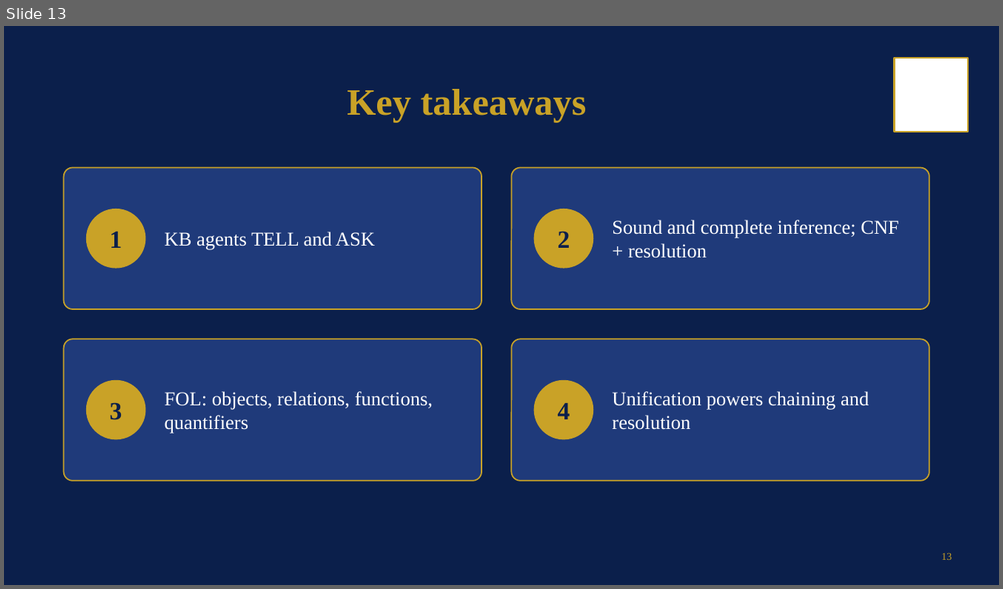
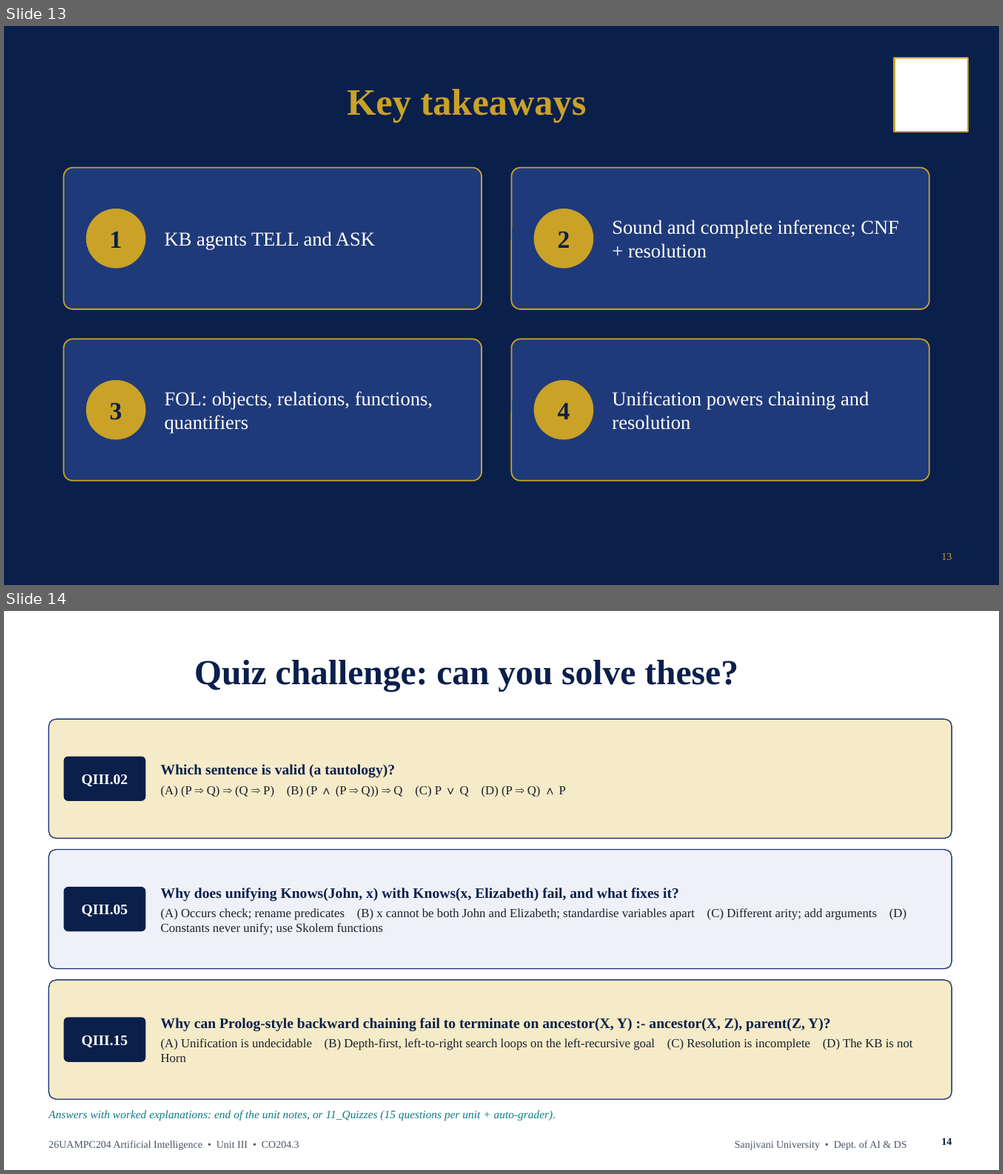
Before and after one commit to drssnaiml1-cell/26UAMPC204-Artificial-Intelligence, a slide deck: 02_PPT/Unit_3_AI_26UAMPC204.pptx. Shown one above the other, each under a label of ours: slide 13 before the commit, slides 13 and 14 after it. The pictures are 1003x589 and 1003x1174 pixels, drawn with LibreOffice and Linux fonts; fonts in the diff are those of the drawing; background and template pictures are left out. Boxes give left, top, right and bottom in pixels: in the first picture for what was removed or moved away, otherwise in the second. Text is boxed around its words. In the diff, an @@ line names an element or a change of style, - is before the commit and + after.

```diff
--- a/02_PPT/Unit_3_AI_26UAMPC204.pptx
+++ b/02_PPT/Unit_3_AI_26UAMPC204.pptx
@@ slide 14 added at box(4, 611, 999, 1170), background #FFFFFF @@
@@ title added at box(194, 660, 738, 692), 34 pt, text #0B1F4B, bold @@
+Quiz challenge: can you solve these?
@@ rounded rectangle added at box(48, 719, 951, 839), fill #F6EBC8, outline #1F3A7A 1 pt @@
@@ rounded rectangle added at box(64, 757, 146, 801), fill #0B1F4B, 14 pt, text #FFFFFF, bold @@
+QIII.02
@@ text added at box(161, 764, 566, 797), 12 pt, text #1A202C @@
+Which sentence is valid (a tautology)?
+(A) (P ⇒ Q) ⇒ (Q ⇒ P) (B) (P ∧ (P ⇒ Q)) ⇒ Q (C) P ∨ Q (D) (P ⇒ Q) ∧ P
@@ rounded rectangle added at box(48, 850, 951, 969), fill #EEF2F8, outline #1F3A7A 1 pt @@
@@ rounded rectangle added at box(64, 887, 146, 932), fill #0B1F4B, 14 pt, text #FFFFFF, bold @@
+QIII.05
@@ text added at box(161, 888, 877, 935), 12 pt, text #1A202C @@
+Why does unifying Knows(John, x) with Knows(x, Elizabeth) fail, and what fixes it?
+(A) Occurs check; rename predicates (B) x cannot be both John and Elizabeth; standardise variables apart (C) Different arity; add arguments (D) Constants never unify; use Skolem functions
@@ rounded rectangle added at box(48, 980, 951, 1099), fill #F6EBC8, outline #1F3A7A 1 pt @@
@@ rounded rectangle added at box(64, 1017, 146, 1062), fill #0B1F4B, 14 pt, text #FFFFFF, bold @@
+QIII.15
@@ text added at box(161, 1018, 912, 1062), 12 pt, text #1A202C @@
+Why can Prolog-style backward chaining fail to terminate on ancestor(X, Y) :- ancestor(X, Z), parent(Z, Y)?
+(A) Unification is undecidable (B) Depth-first, left-to-right search loops on the left-recursive goal (C) Resolution is incomplete (D) The KB is not Horn
@@ text added at box(48, 1111, 556, 1122), 11 pt, text #0E7C86, italic @@
+Answers with worked explanations: end of the unit notes, or 11_Quizzes (15 questions per unit + auto-grader).
@@ text added at box(48, 1141, 299, 1150), 10 pt, text #4A5568 @@
+26UAMPC204 Artificial Intelligence • Unit III • CO204.3
@@ text added at box(734, 1141, 907, 1150), 10 pt, text #4A5568 @@
+Sanjivani University • Dept. of AI & DS
@@ page number added at box(941, 1138, 951, 1145), 10 pt, text #0B1F4B, bold @@
+14
```
Also in this commit, not shown: 37 other files.
